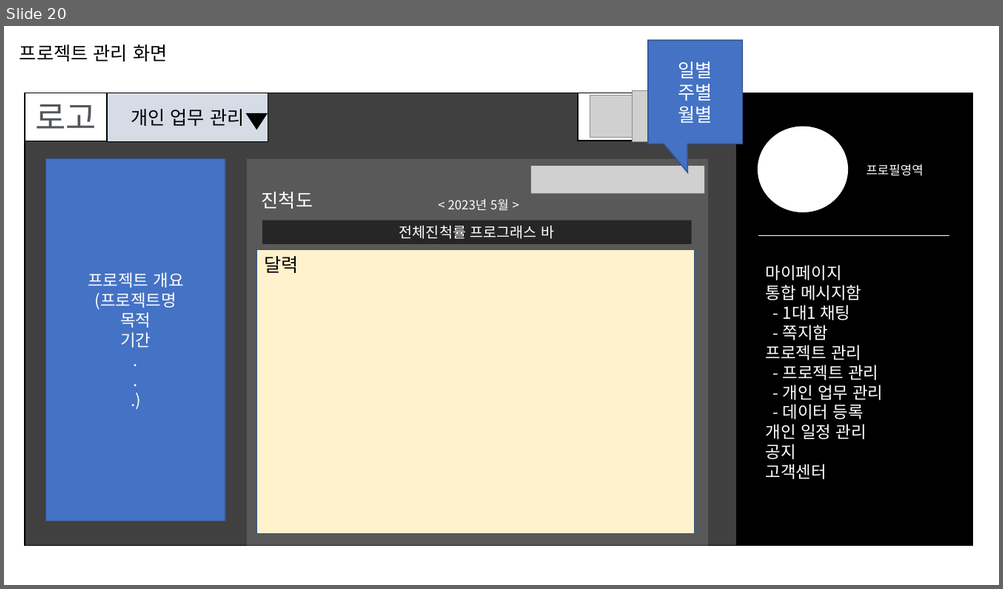
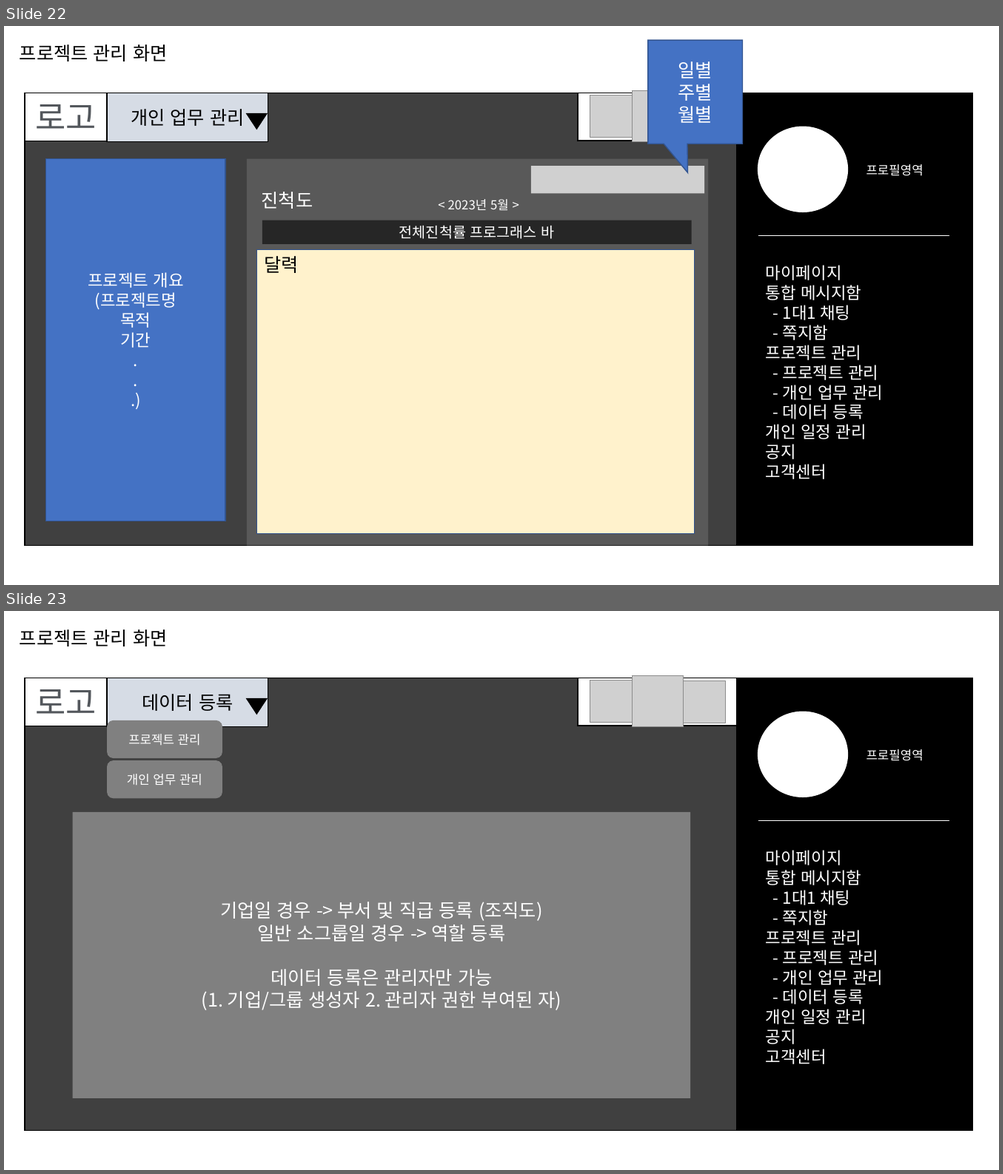
Before and after one commit to sgyoung96/Project_Management, a slide deck: docs/화면 설계.pptx. Shown one above the other, each under a label of ours: slide 20 before the commit, slides 22 and 23 after it. The pictures are 1003x589 and 1003x1174 pixels, drawn with LibreOffice and Linux fonts; fonts in the diff are those of the drawing; grey boxes stand for pictures. Boxes give left, top, right and bottom in pixels: in the first picture for what was removed or moved away, otherwise in the second. Text is boxed around its words. In the diff, an @@ line names an element or a change of style, - is before the commit and + after.

```diff
--- a/docs/화면 설계.pptx
+++ b/docs/화면 설계.pptx
@@ slide 23 added at (4, 611, 999, 1170), background #FFFFFF @@
@@ text added at (20, 629, 167, 647), 18 pt, text #000000 @@
+프로젝트 관리 화면
@@ picture added at (632, 676, 683, 726) @@
@@ rectangle added at (25, 678, 737, 1131), fill #404040, outline #000000 1 pt @@
@@ rectangle added at (25, 678, 107, 726), fill #FFFFFF, outline #000000 0.75 pt, 32 pt, text gradient #53575C to #C5C7CA @@
+로고
@@ rectangle added at (107, 678, 268, 726), fill #D6DCE5, outline #000000 1 pt, 18 pt, text #000000 @@
+데이터 등록
@@ triangle added at (247, 699, 267, 714), fill #000000, outline #000000 1 pt @@
@@ rectangle added at (578, 678, 737, 726), fill #FFFFFF, outline #000000 1 pt @@
@@ picture added at (590, 681, 632, 722) @@
@@ picture added at (683, 681, 725, 723) @@
@@ rectangle added at (737, 678, 973, 1131), fill #000000, outline #000000 1 pt @@
@@ rounded rectangle added at (107, 721, 222, 759), fill #808080, 12 pt, text #FFFFFF @@
+프로젝트 관리
@@ ellipse added at (758, 712, 848, 797), fill #FFFFFF, outline #FFFFFF 1 pt @@
@@ rounded rectangle added at (107, 760, 222, 798), fill #808080, 12 pt, text #FFFFFF @@
+개인 업무 관리
@@ text added at (866, 749, 923, 761), 12 pt, text #FFFFFF @@
+프로필영역
@@ rectangle added at (73, 812, 691, 1099), fill #808080, 18 pt, text #FFFFFF @@
+기업일 경우 -> 부서 및 직급 등록 (조직도)
+일반 소그룹일 경우 -> 역할 등록
+데이터 등록은 관리자만 가능
+(1. 기업/그룹 생성자 2. 관리자 권한 부여된 자)
@@ line added from (758, 820) to (949, 820), #FFFFFF 0.5 pt @@
@@ text added at (765, 850, 882, 1065), 16 pt, text #FFFFFF @@
+마이페이지
+통합 메시지함
+- 1대1 채팅
+- 쪽지함
+프로젝트 관리
+- 프로젝트 관리
+- 개인 업무 관리
+- 데이터 등록
+개인 일정 관리
+공지
+고객센터
@@ what was slide 20 is now slide 22 @@
```
Also in this commit, not shown: 12 other slides added.
